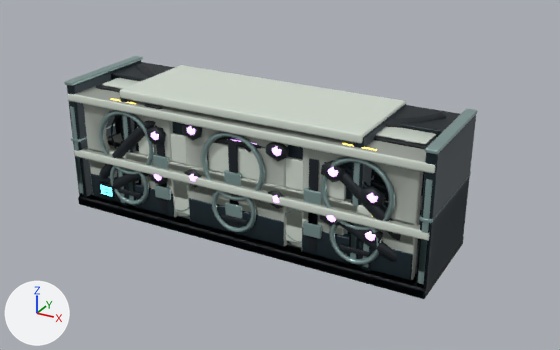
Renders of the glTF model public/assets/e9-ship-kit/industrial/kit.glb from each side of a commit.
Camera for both pictures: a 50 mm camera at (4.43, -7.56, 4.51) aimed at (0.29, -0.03, 0.74). Lighting does not change. The marker at lower left points along +X, +Y and +Z. The picture after the commit comes second. Where no turn or scale is listed for an object, it has been applied to the vertices.

The first picture shows 'cargo-restraintbank-tall--e9-body', 'cargo-restraintbank-tall--e9-ceramic', 'cargo-restraintbank-tall--e9-dark', 'pump-skid--e9-ceramic', 'swarm-plenum-low--e9-body', 'swarm-plenum-low--e9-ceramic', 'swarm-plenum-low--e9-dark', 'swarm-plenum-low--e9-trim', 'swarm-plenum-tall--e9-body', 'swarm-plenum-tall--e9-ceramic', 'swarm-plenum-tall--e9-dark', 'swarm-plenum-tall--e9-trim' and 12 more.
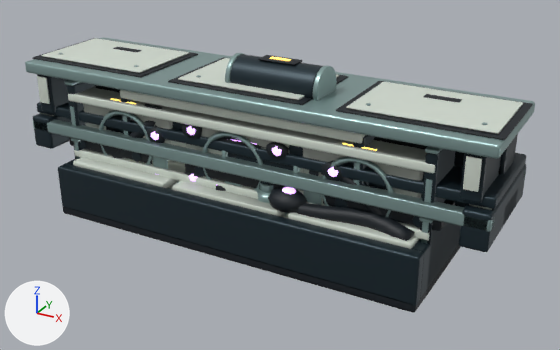
Boxes [x1, y1, x2, y2] around the edits, measured in the pictures (560 x 350 px):
'airway-exchanger--e9-body', added
    after: [58, 159, 459, 306]
'cargo-hoist-header--e9-trim', added
    after: [25, 37, 535, 203]
'cargo-hoist-header--e9-body', added
    after: [37, 54, 526, 209]
'cargo-hoist-header--e9-ceramic', added
    after: [37, 38, 523, 192]
'workshop-tool-bridge--e9-trim', added
    after: [33, 119, 526, 232]
'airway-exchanger--e9-dark', added
    after: [63, 185, 460, 312]
'airway-exchanger--e9-ceramic', added
    after: [73, 157, 419, 249]
'workshop-tool-bridge--e9-body', added (mostly hidden)
    after: [33, 114, 526, 252]
'cargo-hoist-header--e9-dark', added
    after: [32, 38, 533, 140]
'workshop-tool-bridge--e9-dark', added (mostly hidden)
    after: [69, 137, 455, 231]
'airway-exchanger--e9-violet', added (mostly hidden)
    after: [216, 184, 296, 194]
'workshop-tool-bridge--e9-ceramic', added (mostly hidden)
    after: [40, 113, 492, 210]
'cargo-hoist-header--e9-amber', added
    after: [270, 57, 291, 61]
'cargo-restraintbank-tall--e9-ceramic', unchanged, covered by the edit
    before: [120, 65, 406, 235]
    after: [120, 90, 365, 218]
'swarm-plenum-tall--e9-body', unchanged, covered by the edit
    before: [67, 60, 476, 289]
    after: [67, 82, 460, 288]
'swarm-plenum-tall--e9-dark', unchanged, covered by the edit
    before: [78, 63, 464, 299]
    after: [96, 85, 461, 299]
'swarm-plenum-low--e9-ceramic', unchanged, covered by the edit
    before: [74, 133, 429, 280]
    after: [74, 149, 429, 241]

The change, as a list of edits to the scene's bpy script:
```text
Add ob_workshop_tool_bridge__e9_trim:
    ob_workshop_tool_bridge__e9_trim = bpy.data.objects.new('workshop-tool-bridge--e9-trim', me_cube_295)  # 1888 vertices, 3700 faces; spans x -3.0..3.0, y -0.75..0.75, z 0.0..1.24
    ob_workshop_tool_bridge__e9_trim.location = (0.0, 0.0, 0.0)
Add ob_workshop_tool_bridge__e9_dark:
    ob_workshop_tool_bridge__e9_dark = bpy.data.objects.new('workshop-tool-bridge--e9-dark', me_continuous_captive_upper_cable_bundle)  # 648 vertices, 1260 faces; spans x -2.64..2.64, y -0.65..0.65, z 0.81..1.25
    ob_workshop_tool_bridge__e9_dark.location = (0.0, 0.0, 0.0)
Add ob_workshop_tool_bridge__e9_ceramic:
    ob_workshop_tool_bridge__e9_ceramic = bpy.data.objects.new('workshop-tool-bridge--e9-ceramic', me_cube_281)  # 352 vertices, 672 faces; spans x -2.96..2.96, y -0.63..0.63, z 0.05..1.19
    ob_workshop_tool_bridge__e9_ceramic.location = (0.0, 0.0, 0.0)
Add ob_workshop_tool_bridge__e9_body:
    ob_workshop_tool_bridge__e9_body = bpy.data.objects.new('workshop-tool-bridge--e9-body', me_cylinder_085)  # 1232 vertices, 2404 faces; spans x -3.0..3.0, y -0.75..0.75, z 0.11..1.24
    ob_workshop_tool_bridge__e9_body.location = (0.0, 0.0, 0.0)
Add ob_cargo_hoist_header__e9_trim:
    ob_cargo_hoist_header__e9_trim = bpy.data.objects.new('cargo-hoist-header--e9-trim', me_cylinder_076)  # 1004 vertices, 1956 faces; spans x -3.0..3.0, y -0.75..0.75, z 0.0..2.21
    ob_cargo_hoist_header__e9_trim.location = (0.0, 0.0, 0.0)
Add ob_cargo_hoist_header__e9_dark:
    ob_cargo_hoist_header__e9_dark = bpy.data.objects.new('cargo-hoist-header--e9-dark', me_hoist_captured_electrical_loom)  # 208 vertices, 368 faces; spans x -3.0..3.0, y -0.66..0.58, z 0.81..2.21
    ob_cargo_hoist_header__e9_dark.location = (0.0, 0.0, 0.0)
Add ob_cargo_hoist_header__e9_ceramic:
    ob_cargo_hoist_header__e9_ceramic = bpy.data.objects.new('cargo-hoist-header--e9-ceramic', me_cube_250)  # 96 vertices, 168 faces; spans x -2.92..2.92, y -0.72..0.5, z 1.21..1.93
    ob_cargo_hoist_header__e9_ceramic.location = (0.0, 0.0, 0.0)
Add ob_cargo_hoist_header__e9_body:
    ob_cargo_hoist_header__e9_body = bpy.data.objects.new('cargo-hoist-header--e9-body', me_cylinder_073)  # 736 vertices, 1436 faces; spans x -3.0..3.0, y -0.69..0.69, z 0.62..2.2
    ob_cargo_hoist_header__e9_body.location = (0.0, 0.0, 0.0)
Add ob_cargo_hoist_header__e9_amber:
    ob_cargo_hoist_header__e9_amber = bpy.data.objects.new('cargo-hoist-header--e9-amber', me_cube_263)  # 24 vertices, 36 faces; spans x -2.01..2.01, y -0.31..-0.12, z 1.51..2.22
    ob_cargo_hoist_header__e9_amber.location = (0.0, 0.0, 0.0)
Add ob_airway_exchanger__e9_violet:
    ob_airway_exchanger__e9_violet = bpy.data.objects.new('airway-exchanger--e9-violet', me_icosphere_033)  # 282 vertices, 544 faces; spans x -2.23..2.22, y -0.77..0.76, z 0.7..0.96
    ob_airway_exchanger__e9_violet.location = (0.0, 0.0, 0.0)
Add ob_airway_exchanger__e9_dark:
    ob_airway_exchanger__e9_dark = bpy.data.objects.new('airway-exchanger--e9-dark', me_cube_299)  # 966 vertices, 1896 faces; spans x -2.4..2.4, y -1.0..1.0, z 0.0..0.94
    ob_airway_exchanger__e9_dark.location = (0.0, 0.0, 0.0)
Add ob_airway_exchanger__e9_ceramic:
    ob_airway_exchanger__e9_ceramic = bpy.data.objects.new('airway-exchanger--e9-ceramic', me_cylinder_106)  # 1068 vertices, 2124 faces; spans x -2.26..2.26, y -0.86..0.86, z 0.51..0.72
    ob_airway_exchanger__e9_ceramic.location = (0.0, 0.0, 0.0)
Add ob_airway_exchanger__e9_body:
    ob_airway_exchanger__e9_body = bpy.data.objects.new('airway-exchanger--e9-body', me_cube_300)  # 584 vertices, 1140 faces; spans x -2.4..2.4, y -1.0..1.0, z 0.08..0.66
    ob_airway_exchanger__e9_body.location = (0.0, 0.0, 0.0)
```
